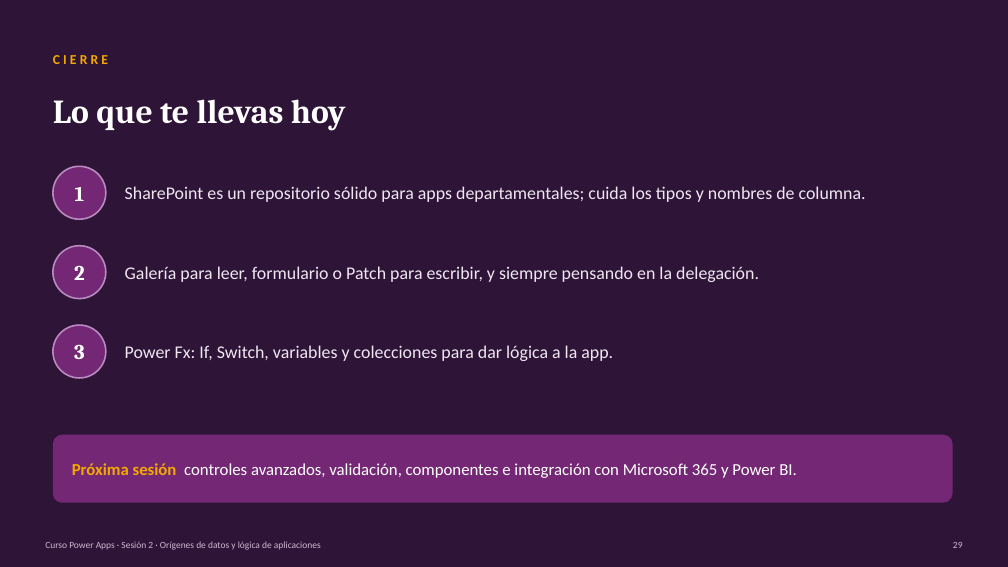
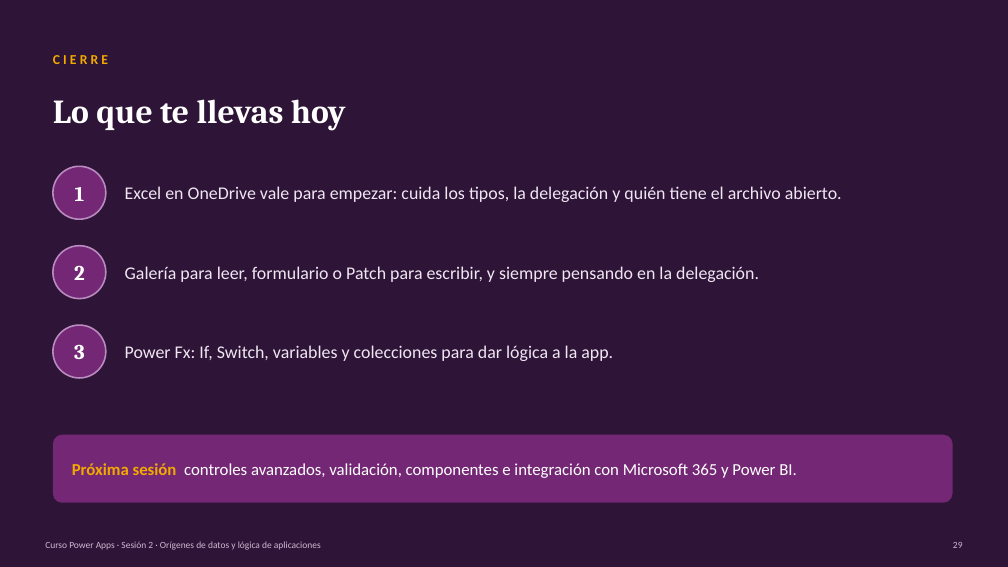
Before and after one commit to jorloicono/AF-POWER-APPS-FUNDAMENTOS, a slide deck: slide 29 of SESION_2/Sesion_2_Origenes_de_datos_y_logica.pptx. Drawn at 1008x567 pixels with LibreOffice and Linux fonts; fonts in the diff are those of the drawing. Boxes give left, top, right and bottom in pixels: in the first picture for what was removed or moved away, otherwise in the second. Text is boxed around its words. In the diff, an @@ line names an element or a change of style, - is before the commit and + after.

Commit message:
Todo el curso sobre Excel en OneDrive: practicas 3.1, 3.2, 4.1 y 4.2 sin SharePoint, nuevos libros de datos y presentaciones alineadas

```diff
--- a/SESION_2/Sesion_2_Origenes_de_datos_y_logica.pptx
+++ b/SESION_2/Sesion_2_Origenes_de_datos_y_logica.pptx
@@ text at box(125, 186, 842, 202): text changed @@
-SharePoint es un repositorio sólido para apps departamentales; cuida los tipos y nombres de columna.
+Excel en OneDrive vale para empezar: cuida los tipos, la delegación y quién tiene el archivo abierto.
```
Also in this commit, not shown: 8 other slides changed, 12 other files.
